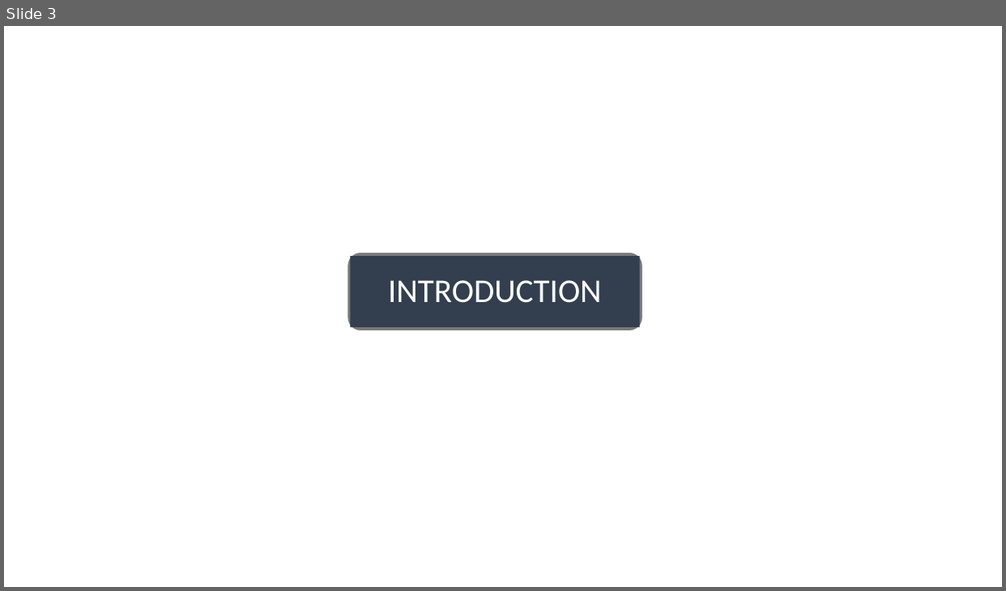
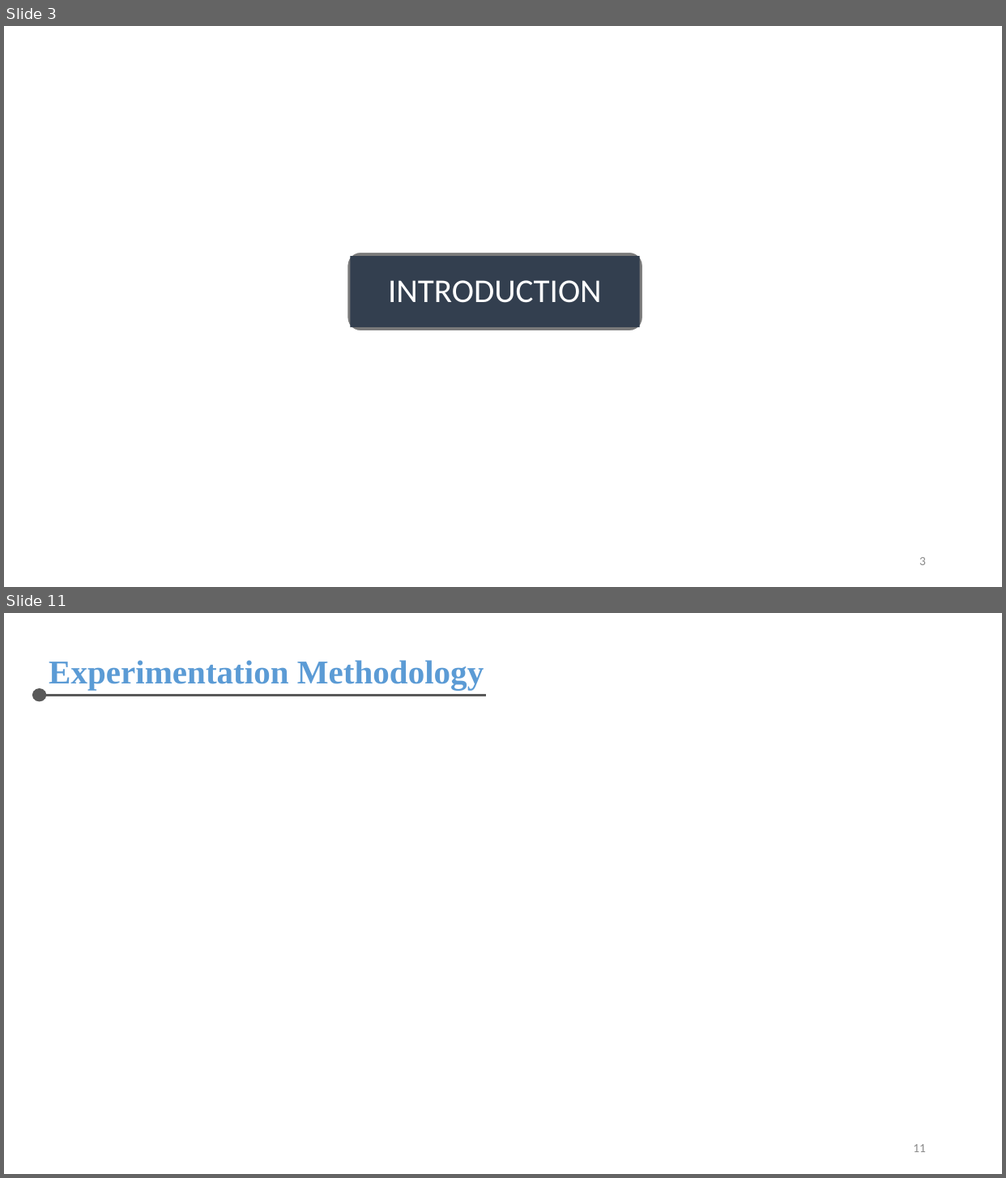
Before and after one commit to chris-nthu/communication, a slide deck: wireless_network/PaperReading/Report.pptx. Shown one above the other, each under a label of ours: slide 3 before the commit, slides 3 and 11 after it; the slides between them are not shown. The pictures are 1006x591 and 1006x1178 pixels, drawn with LibreOffice and Linux fonts; fonts in the diff are those of the drawing. Boxes give left, top, right and bottom in pixels: in the first picture for what was removed or moved away, otherwise in the second. Text is boxed around its words. In the diff, an @@ line names an element or a change of style, - is before the commit and + after.

```diff
--- a/wireless_network/PaperReading/Report.pptx
+++ b/wireless_network/PaperReading/Report.pptx
@@ slide 11 added at (4,613,1002,1174), background #FFFFFF @@
@@ text added at (49,660,484,690), 32 pt, text #5B9BD5, bold @@
+Experimentation Methodology
@@ ellipse added at (32,688,47,702), fill #595959 @@
@@ line added from (47, 696) to (486, 696), #595959 2 pt @@
@@ page number added at (913,1144,926,1152), 12 pt, text #8C8C8C @@
+11
@@ slide 3 changed as well @@
@@ page number added at (919,557,926,565), 12 pt, text #8C8C8C @@
+3
```
Also in this commit, not shown: 7 other slides changed, 8 other slides added, 3 slides removed, 1 other file.
